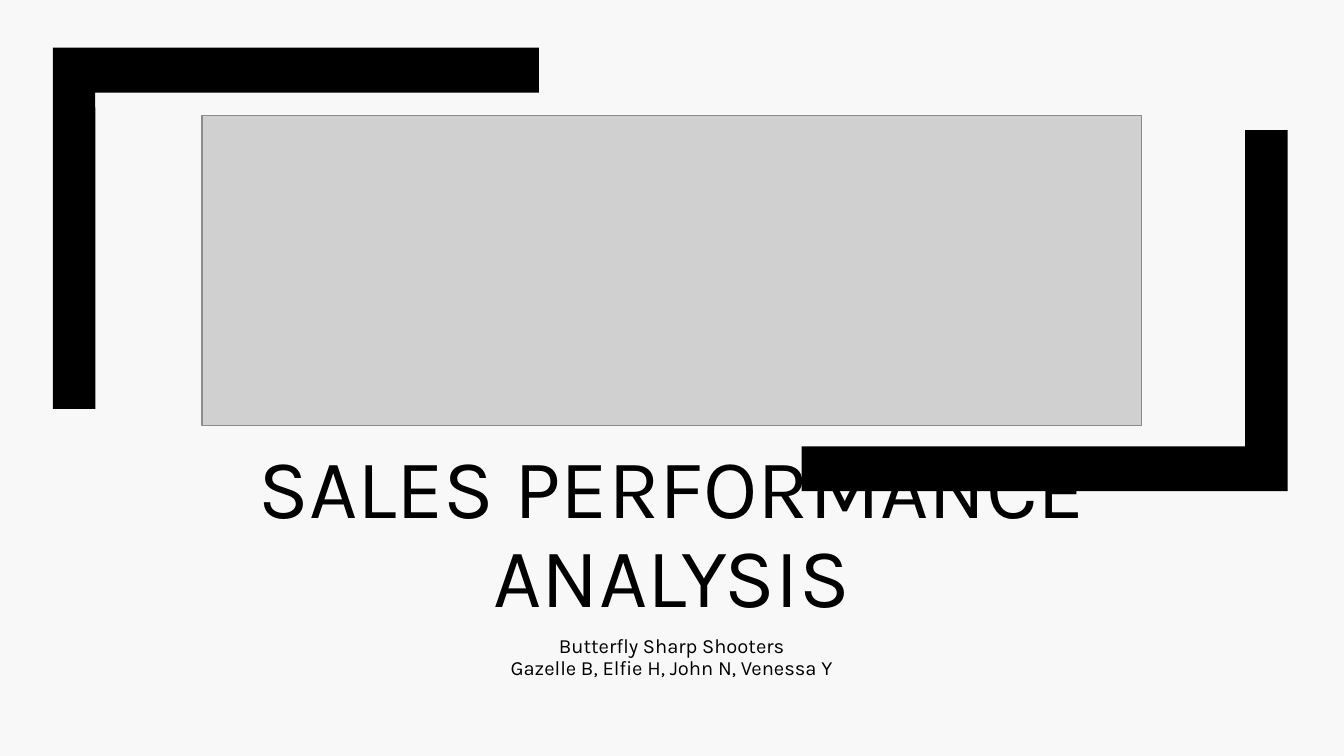
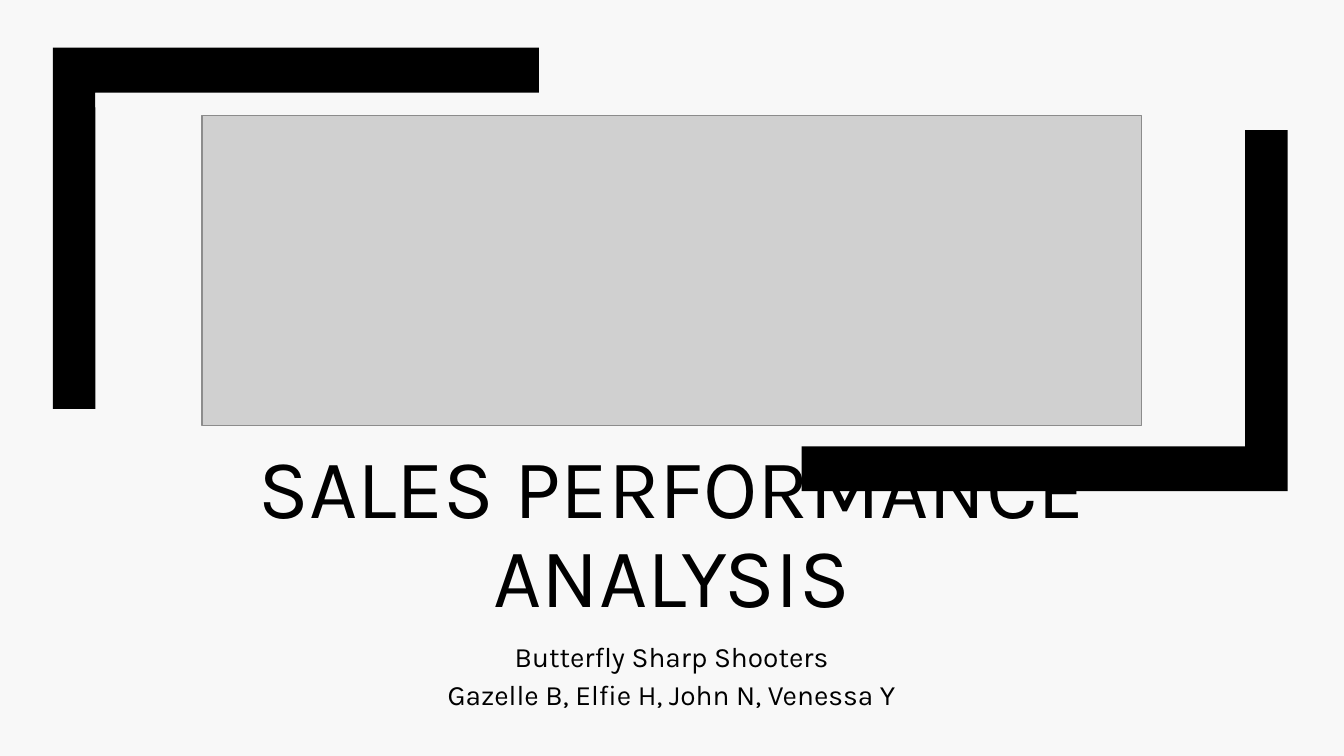
Before and after one commit to elfiehu/Butterfly-Sharp-Shooters, a slide deck: slide 1 of Hurley Butterfly Sharp Shooters.pptx. Drawn at 1344x756 pixels with LibreOffice and Linux fonts; fonts in the diff are those of the drawing; grey boxes stand for pictures. Boxes give left, top, right and bottom in pixels: in the first picture for what was removed or moved away, otherwise in the second. Text is boxed around its words. In the diff, an @@ line names an element or a change of style, - is before the commit and + after.

```diff
--- a/Hurley Butterfly Sharp Shooters.pptx
+++ b/Hurley Butterfly Sharp Shooters.pptx
@@ subtitle "Butterfly Sharp Shooters" at (448,647,895,708): size 14.4 to 20 pt; line spacing 0.92 to 1.12 @@
```
Also in this commit, not shown: 2 other slides changed.
